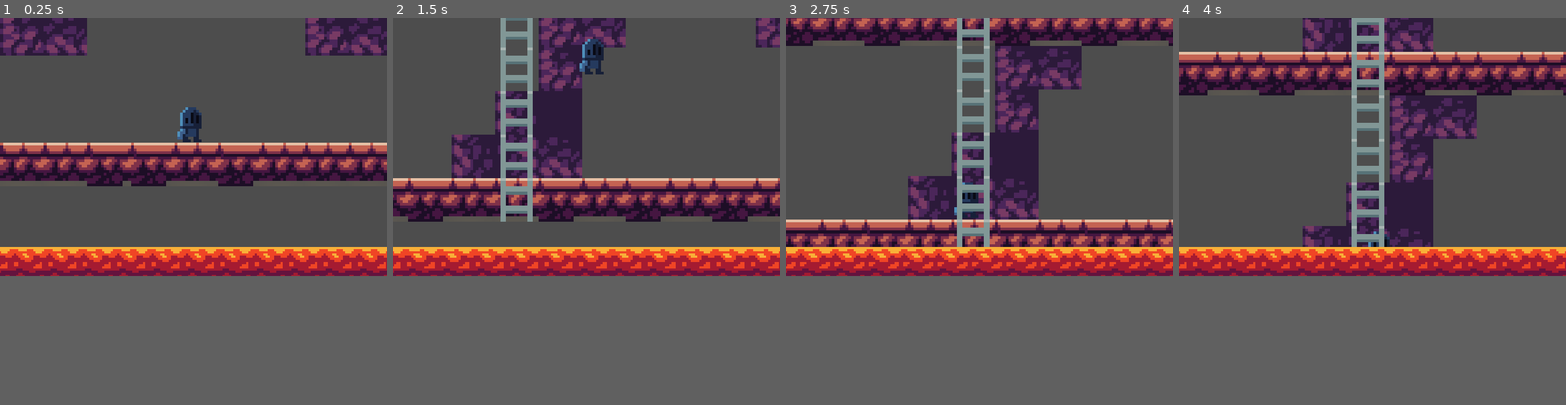
Above: before the commit, frames 1-4 (left to right).
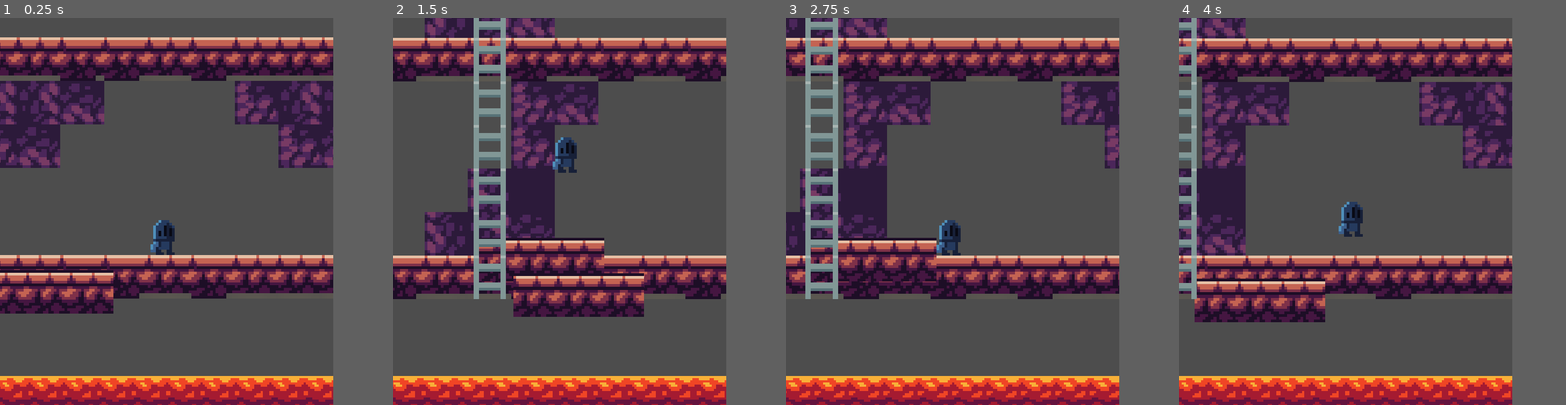
Above: after the commit, the same moments.

Repository: SeveralHerr/LavaLadder
Game: Godot game, scene res://main.tscn
The game is run twice, just before and just after one commit, with the same random seed, the same clock (stepped at 60 frames per second) and the same inputs.
Inputs:
- Up to frame 1 (0.25 s): no input
- Up to frame 2 (1.5 s): hold D (move_right) from 0.53 s (still down); tap Space (jump) at 0.77 s
- Up to frame 3 (2.75 s): tap Space (jump) at 1.52 s; release D (move_right) at 2.03 s; hold A (move_left) from 2.03 s (still down)
- Up to frame 4 (4 s): release A (move_left) at 2.78 s; hold D (move_right) from 2.78 s (still down); tap Space (jump) at 3.02, 3.77 s
In our replay, the window is 720x480 before the commit and 620x720 after it. These sizes can differ from the game's own. Grey fills any space a smaller window leaves; there, only what the larger window draws over its background counts as a difference.

The runs differ from the first frame. In frame 1, 49% of the frame differs, in the area x 0-100%, y 0-100%; in frame 2, 51%; in frame 3, 58%; in frame 4, 53%.

Commit message:
Platform changes

Diff:
--- a/Chunks/platform.gd
+++ b/Chunks/platform.gd
@@ -1,18 +1,21 @@
 extends Node2D
-var gravity = 10
+class_name Platform
+var gravity = 0
 
 var platform = preload("res://Chunks/platform.tscn")
 @export var tile_map_handler: TileMapHandler
+var instance: Node2D
 
+@export var timer:Timer
 
 # Called when the node enters the scene tree for the first time.
 func _ready():
+	timer.connect("timeout", Callable(self, '_on_gravity_timer_timeout'))
 	pass # Replace with function body.
 
 
 # Called every frame. 'delta' is the elapsed time since the previous frame.
 func _process(delta):
-	tile_map_handler.connect("generate_chunk", self, "generate_platform")
 	pass
 
 func _physics_process(delta):
@@ -20,5 +23,11 @@
 	position.y += gravity * delta
 
 func generate_platform():
+	instance = platform.instantiate()
 
 	pass
+
+func _on_gravity_timer_timeout():
+	print(gravity)
+	#gravity = ceil(gravity * 1.1)
+	gravity = ceil(gravity * 1.005)
--- a/Chunks/platform.tscn
+++ b/Chunks/platform.tscn
@@ -1,8 +1,10 @@
-[gd_scene load_steps=2 format=3 uid="uid://c8uon2ptayow3"]
+[gd_scene load_steps=3 format=3 uid="uid://c8uon2ptayow3"]
 
+[ext_resource type="Script" path="res://Chunks/platform.gd" id="1_ecupq"]
 [ext_resource type="TileSet" uid="uid://onva1vjnrxkn" path="res://new_tile_set.tres" id="1_ljy8i"]
 
 [node name="Platform" type="Node2D"]
+script = ExtResource("1_ecupq")
 
 [node name="TileMap" type="TileMap" parent="."]
 tile_set = ExtResource("1_ljy8i")
--- a/Chunks/platform_handler.gd
+++ b/Chunks/platform_handler.gd
@@ -1,11 +1,10 @@
 extends Node
-var gravity = 10
 
 var platform_instance
 var platform_scene = preload("res://Chunks/platform.tscn")
 @export var tile_map_handler: TileMapHandler
 
-
+@onready var timer: Timer = $"../GravityTimer"
 # Called when the node enters the scene tree for the first time.
 func _ready():
 	tile_map_handler.connect("generated_chunk", Callable(self, 'generate_platform'))
@@ -24,13 +23,14 @@
 var rng = RandomNumberGenerator.new()
 
 
-func generate_platform(position):
+func create(position):
 	print("attempting to generate platform")
 	platform_instance = platform_scene.instantiate()
-	var random_x = rng.randf_range(-10.0, 10.0)
-	var random_y = rng.randf_range(-10.0, 10.0)
-	platform_instance.position.y = position.y - random_y
+	var random_x = rng.randf_range(-20.0, 20.0)
+	var random_y = rng.randf_range(-20.0, 20.0)
+	platform_instance.position.y = position.y - random_y + 10
 	platform_instance.position.x = position.x - random_x
-	add_child(platform_instance)
+	platform_instance.timer = timer
+
 	print("platform position: " + str(platform_instance.position))
-	pass
+	return platform_instance
--- /dev/null
+++ b/StartScene.gd
@@ -0,0 +1,11 @@
+extends Node2D
+
+
+# Called when the node enters the scene tree for the first time.
+func _ready():
+	pass # Replace with function body.
+
+
+# Called every frame. 'delta' is the elapsed time since the previous frame.
+func _process(delta):
+	pass
--- /dev/null
+++ b/StartScene.tscn
@@ -0,0 +1,20 @@
+[gd_scene load_steps=3 format=3 uid="uid://cxuy7qpgibsga"]
+
+[ext_resource type="Texture2D" uid="uid://cai23ll7y6bl8" path="res://sprites/StartScreen.png" id="1_7i0ja"]
+[ext_resource type="Script" path="res://StartScene.gd" id="1_d0wdr"]
+
+[node name="StartScene" type="Node2D"]
+script = ExtResource("1_d0wdr")
+
+[node name="TextureRect" type="TextureRect" parent="."]
+texture_filter = 1
+offset_left = -49.0
+offset_top = -4.0
+offset_right = 975.0
+offset_bottom = 1020.0
+scale = Vector2(0.715, 0.715)
+texture = ExtResource("1_7i0ja")
+
+[node name="Button" type="Button" parent="."]
+offset_right = 8.0
+offset_bottom = 8.0
--- a/TileMapHandler.gd
+++ b/TileMapHandler.gd
@@ -10,10 +10,13 @@
 
 var tileScene: PackedScene = preload("res://tile_map_1.tscn")
 var tileSceneNoLadder: PackedScene = preload("res://tile_map_2.tscn")
+@onready var platform_handler = $"../PlatformHandler"
+
+
 var chunkWidth = 112
 var chunkHeight = 80
 var chunkRows = []
-var gravity = 10
+var gravity = 0
 
 func _physics_process(delta):
 	var camera_size = get_viewport_rect().size / camera.zoom
@@ -59,7 +62,9 @@
 			pos = Vector2(newX, newY)
 
 		print("This is my fault")
-		generated_chunk.emit(pos)
+		var platform = platform_handler.create(Vector2(pos.x + chunkWidth/2, pos.y + chunkHeight/2))
+		chunk.get_child(0).add_child(platform)
+		#generated_chunk.emit(Vector2(pos.x + chunkWidth/2, pos.y + chunkHeight/2))
 
 		chunk.get_child(0).position = pos
 		currentChunkRow.append(chunk)
@@ -144,4 +149,5 @@
 
 func _on_gravity_timer_timeout():
 	print(gravity)
-	gravity = ceil(gravity * 1.1)
+	#gravity = ceil(gravity * 1.1)
+	gravity = ceil(gravity * 1.005)
--- a/main.tscn
+++ b/main.tscn
@@ -45,7 +45,7 @@
 [node name="CanvasLayer" type="CanvasLayer" parent="Camera2D2"]
 
 [node name="Lava2" parent="Camera2D2/CanvasLayer" instance=ExtResource("4_xym0b")]
-position = Vector2(-1382, -3998)
+position = Vector2(-1419, -3758)
 scale = Vector2(4, 4)
 layer_0/tile_data = PackedInt32Array(4522008, 3, 0, 4522009, 3, 0, 4522010, 3, 0, 4522011, 3, 0, 4522012, 3, 0, 4522013, 3, 0, 4522014, 3, 0, 4522015, 3, 0, 4522016, 3, 0, 4522017, 3, 0, 4522018, 3, 0, 4522019, 3, 0, 4522004, 3, 0, 4522005, 3, 0, 4522006, 3, 0, 4522007, 3, 0)
 script = ExtResource("4_h6bky")
@@ -57,7 +57,7 @@
 shape = SubResource("RectangleShape2D_787x7")
 
 [node name="Area2D" type="Area2D" parent="Camera2D2/CanvasLayer"]
-position = Vector2(-1382, -3998)
+position = Vector2(-1419, -3758)
 scale = Vector2(4, 4)
 
 [node name="CollisionShape2D" type="CollisionShape2D" parent="Camera2D2/CanvasLayer/Area2D"]
@@ -69,6 +69,10 @@
 collision_layer = 3
 camera = NodePath("../Camera2D2")
 lava = NodePath("../Camera2D2/CanvasLayer/Lava2")
+
+[node name="TileMap" parent="player3" instance=ExtResource("8_pb831")]
+visible = false
+position = Vector2(-119, -104)
 
 [node name="TileMapHandler" type="Node2D" parent="." node_paths=PackedStringArray("camera", "playerObj")]
 script = ExtResource("3_g2ufy")
@@ -88,9 +92,6 @@
 scale = Vector2(1.48125, 1.52151)
 texture = ExtResource("7_n4htc")
 
-[node name="TileMap" parent="." instance=ExtResource("8_pb831")]
-visible = false
-
 [node name="PlatformHandler" type="Node" parent="." node_paths=PackedStringArray("tile_map_handler")]
 script = ExtResource("11_wi07q")
 tile_map_handler = NodePath("../TileMapHandler")
--- a/project.godot
+++ b/project.godot
@@ -17,8 +17,8 @@
 
 [display]
 
-window/size/viewport_width=720
-window/size/viewport_height=480
+window/size/viewport_width=620
+window/size/viewport_height=720
 window/vsync/vsync_mode=0
 
 [input]
Binary file added: sprites/StartScreen.png
Not shown, added: sprites/StartScreen.png.import
